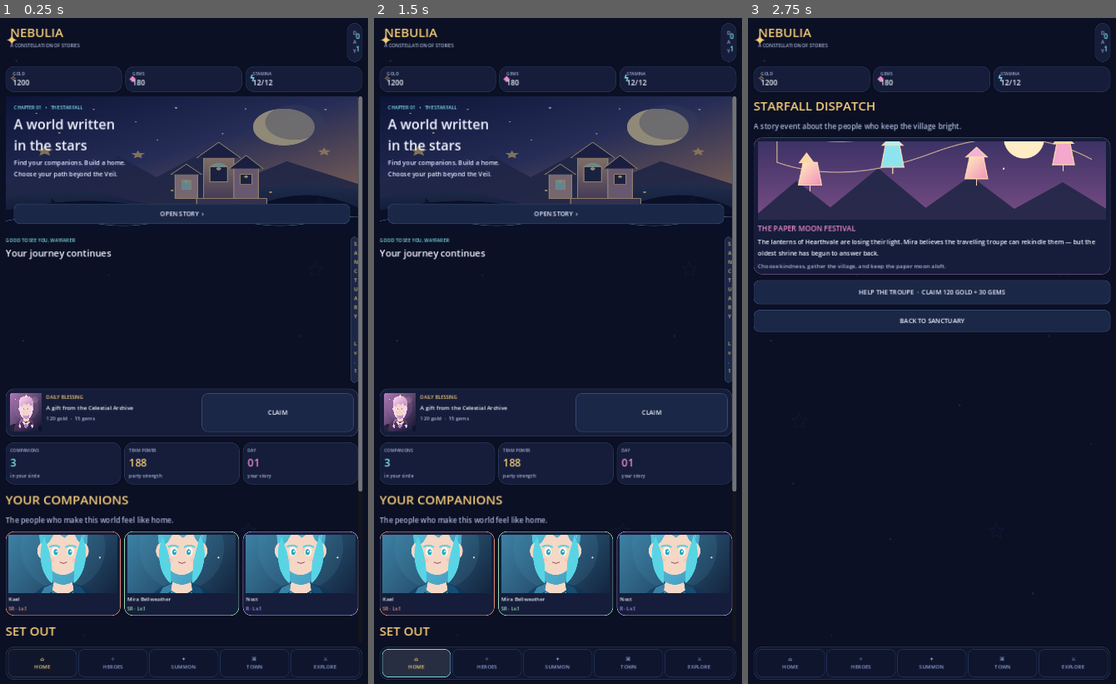
Above: before the commit, frames 1-3 (left to right).
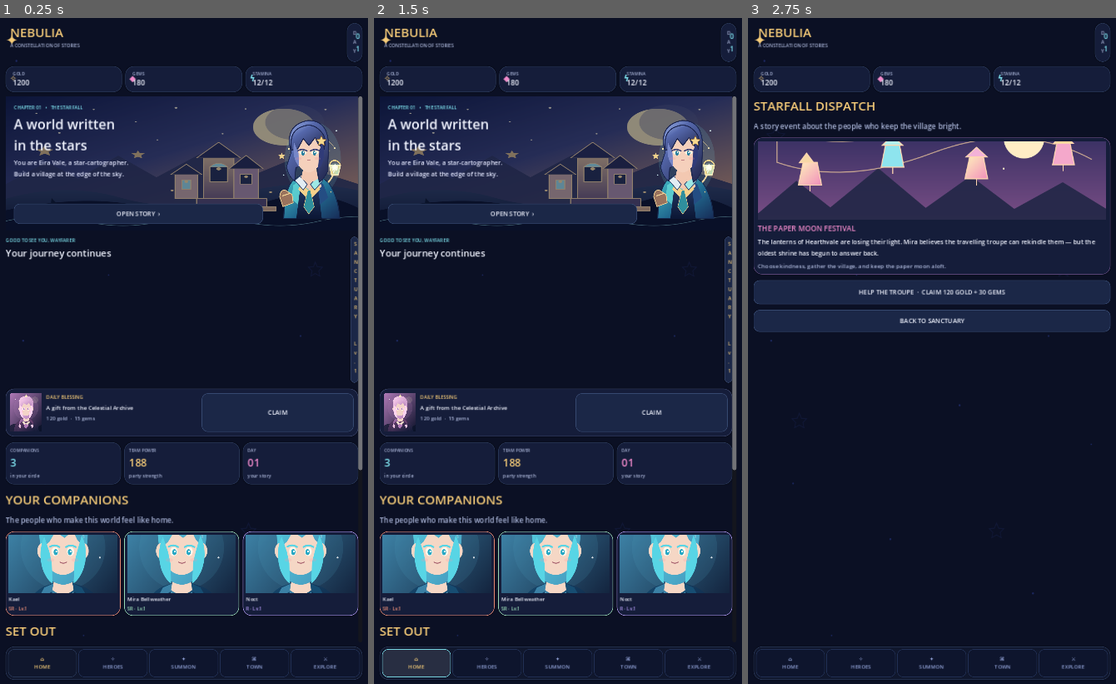
Above: after the commit, the same moments.

Repository: Felexwerd/NEBULIA
Game: Godot game, scene res://scenes/main.tscn
Same seed, same stepped clock (60 frames per second), same inputs: the game is played once before the commit and once after it.
Inputs:
- Up to frame 1 (0.25 s): no input
- Up to frame 2 (1.5 s): click "OPEN STORY ›" at 0.5 s; click "⌂ HOME" at 1.25 s
- Up to frame 3 (2.75 s): click "OPEN STORY ›" at 2 s

The runs differ from the first frame. In frame 1, 2.4% of the frame differs, in the area x 3-99%, y 15-72%; in frame 2, 2.4%; in frame 3, nothing differs.

Commit message:
Fix UI compile errors and add protagonist plus idle village income

Diff:
--- a/NEBULIA_Godot/scripts/main.gd
+++ b/NEBULIA_Godot/scripts/main.gd
@@ -34,6 +34,10 @@
 var active_enemy_hp := 90
 var player_turn := true
 var team_power := 0
+var income_claimed_at: int = 0
+var income_value_label: Label
+var income_collect_button: Button
+var last_income_display_second: int = -1
 
 var root_box: VBoxContainer
 var content: VBoxContainer
@@ -55,9 +59,16 @@
 
 func _ready() -> void:
     randomize()
+    income_claimed_at = int(Time.get_unix_time_from_system())
     _load_save()
     _build_ui()
     show_tab("Sanctuary")
+
+func _process(_delta: float) -> void:
+    var current_second := int(Time.get_unix_time_from_system())
+    if current_second != last_income_display_second:
+        last_income_display_second = current_second
+        _refresh_income_display()
 
 func _seed_roster() -> void:
     roster = [
@@ -79,6 +90,7 @@
     day = int(cfg.get_value("player", "day", 1))
     pull_count = int(cfg.get_value("player", "pull_count", 0))
     village_level = int(cfg.get_value("player", "village_level", 1))
+    income_claimed_at = int(cfg.get_value("player", "income_claimed_at", Time.get_unix_time_from_system()))
     event_claimed = bool(cfg.get_value("player", "event_claimed", false))
     daily_claimed = bool(cfg.get_value("player", "daily_claimed", false))
     battle_log = str(cfg.get_value("player", "battle_log", ""))
@@ -111,6 +123,7 @@
     cfg.set_value("player", "day", day)
     cfg.set_value("player", "pull_count", pull_count)
     cfg.set_value("player", "village_level", village_level)
+    cfg.set_value("player", "income_claimed_at", income_claimed_at)
     cfg.set_value("player", "event_claimed", event_claimed)
     cfg.set_value("player", "daily_claimed", daily_claimed)
     cfg.set_value("player", "battle_log", battle_log)
@@ -293,16 +306,28 @@
     margin.add_theme_constant_override("margin_bottom", 13)
     margin.mouse_filter = Control.MOUSE_FILTER_IGNORE
     hero.add_child(margin)
+    var body := HBoxContainer.new()
+    body.add_theme_constant_override("separation", 2)
+    margin.add_child(body)
     var col := VBoxContainer.new()
+    col.size_flags_horizontal = Control.SIZE_EXPAND_FILL
     col.add_theme_constant_override("separation", 5)
-    margin.add_child(col)
+    body.add_child(col)
     col.add_child(_label("CHAPTER 01   •   THE STARFALL", 9, CYAN))
     col.add_child(_label("A world written\nin the stars", 26, TEXT))
-    col.add_child(_label("Find your companions. Build a home.\nChoose your path beyond the Veil.", 12, Color("#e4e8ff")))
+    col.add_child(_label("You are Eira Vale, a star-cartographer.\nBuild a village at the edge of the sky.", 12, Color("#e4e8ff")))
     var spacer := Control.new()
     spacer.size_flags_vertical = Control.SIZE_EXPAND_FILL
     col.add_child(spacer)
     col.add_child(_button("OPEN STORY  ›", func(): show_tab("Events"), 39))
+    var protagonist := TextureRect.new()
+    protagonist.texture = load("res://art/protagonist.svg")
+    protagonist.custom_minimum_size = Vector2(165, 220)
+    protagonist.size_flags_horizontal = Control.SIZE_SHRINK_END
+    protagonist.expand_mode = TextureRect.EXPAND_IGNORE_SIZE
+    protagonist.stretch_mode = TextureRect.STRETCH_KEEP_ASPECT_CENTERED
+    protagonist.mouse_filter = Control.MOUSE_FILTER_IGNORE
+    body.add_child(protagonist)
     return hero
 
 func _featured_companion(member: Dictionary) -> Control:
@@ -474,7 +499,55 @@
     commission_col.add_child(_label("Reward: 80 gold + 20 gems", 10, MUTED))
     commission.add_child(commission_col)
     content.add_child(commission)
-    content.add_child(_button("REST UNTIL DAY %02d  ·  COLLECT VILLAGE INCOME" % (day + 1), _next_day, 43))
+    content.add_child(_income_panel())
+    content.add_child(_button("REST UNTIL DAY %02d  ·  ADVANCE STORY" % (day + 1), _next_day, 43))
+
+func _income_per_minute() -> int:
+    var building_levels := 0
+    for building in buildings:
+        building_levels += int(building.get("level", 1))
+    return 2 + roster.size() + village_level + building_levels
+
+func _pending_income() -> int:
+    var now := int(Time.get_unix_time_from_system())
+    var elapsed := clampi(now - income_claimed_at, 0, 10800)
+    return floori(float(elapsed) / 60.0) * _income_per_minute()
+
+func _refresh_income_display() -> void:
+    var pending := _pending_income()
+    if is_instance_valid(income_value_label):
+        income_value_label.text = "%d gold ready  ·  +%d / min" % [pending, _income_per_minute()]
+    if is_instance_valid(income_collect_button):
+        income_collect_button.text = "COLLECT %d GOLD" % pending
+        income_collect_button.disabled = pending <= 0
+
+func _income_panel() -> Control:
+    var panel := _panel(PANEL, 9, Color("#4a6e78"))
+    var row := HBoxContainer.new()
+    row.add_theme_constant_override("separation", 8)
+    panel.add_child(row)
+    var info := VBoxContainer.new()
+    info.size_flags_horizontal = Control.SIZE_EXPAND_FILL
+    info.add_child(_label("HEARTHVALE TREASURY", 9, CYAN))
+    income_value_label = _label("", 11, TEXT)
+    info.add_child(income_value_label)
+    info.add_child(_label("Village income accumulates while you are away (up to 3 hours).", 9, MUTED))
+    row.add_child(info)
+    income_collect_button = _button("COLLECT", _collect_income, 43)
+    row.add_child(income_collect_button)
+    _refresh_income_display()
+    return panel
+
+func _collect_income() -> void:
+    var amount := _pending_income()
+    if amount <= 0:
+        _notice("Your treasury is still gathering gold. Come back in a minute.")
+        return
+    gold += amount
+    income_claimed_at = int(Time.get_unix_time_from_system())
+    _save_game()
+    _refresh_status()
+    show_tab(selected_tab)
 
 func _stat_card(title: String, value: String, caption: String, accent: Color) -> Control:
     var panel := _panel(PANEL, 9, Color("#293858"))
@@ -727,8 +800,9 @@
     return false
 
 func _show_village() -> void:
-    _section("Hearthvale Village", "A small settlement grows with your companions. Buildings create strategic bonuses; upgrades are choices, not idle tapping.")
+    _section("Hearthvale Village", "A small settlement grows with your companions. Upgrade its landmarks, then collect the gold they earn while you explore.")
     content.add_child(_label("Village level %d  •  Next level at 3 upgraded buildings" % village_level, 15, CYAN))
+    content.add_child(_income_panel())
     for building in buildings:
         var p := _panel()
         content.add_child(p)
